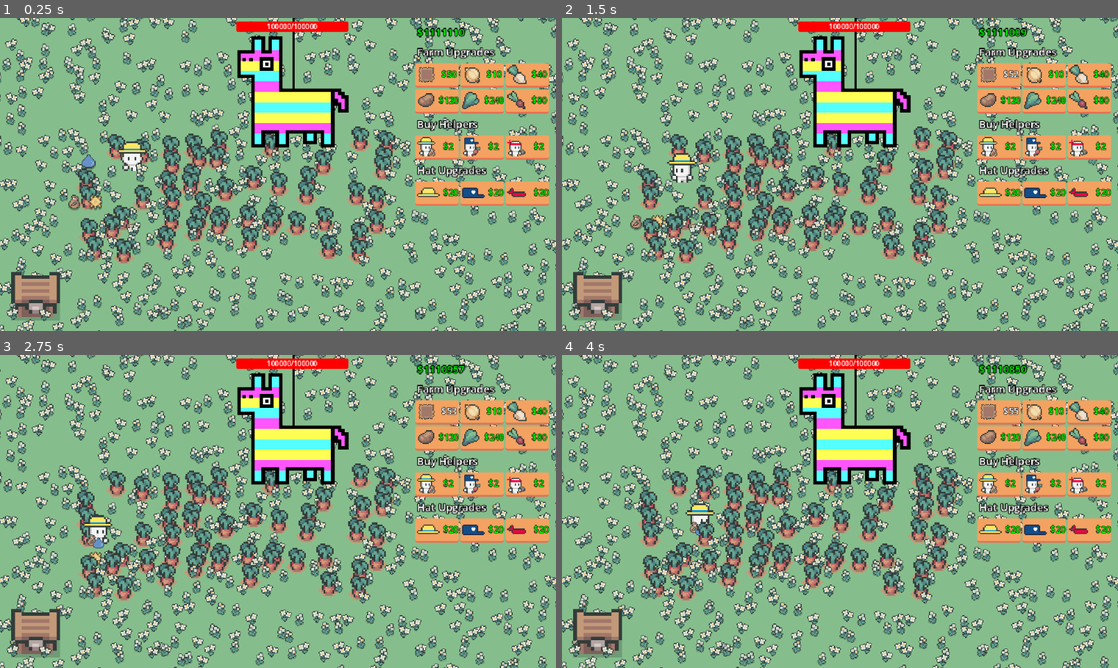
Above: before the commit, frames 1-4 (two rows, left to right).
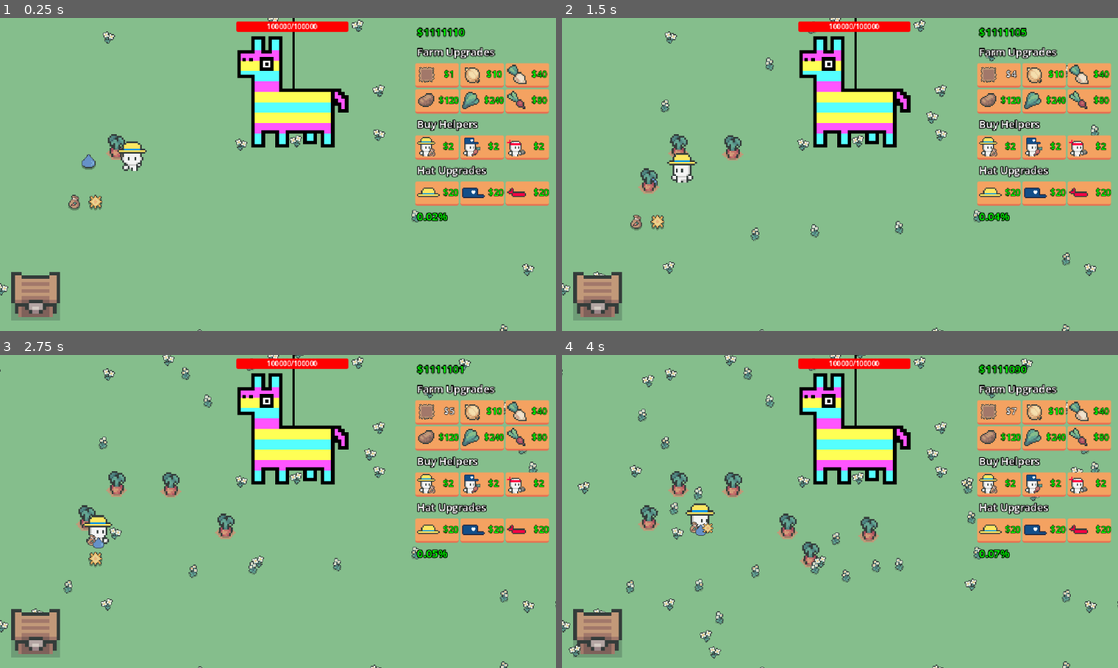
Above: after the commit, the same moments.

Repository: eric-marsh/farminata
Game: Godot game, scene res://scene/scene_switcher.tscn
Same seed, same stepped clock (60 frames per second), same inputs: the game is played once before the commit and once after it. Sound files missing from this copy of the repository are replaced by a short silence.
Inputs:
- Up to frame 1 (0.25 s): no input
- Up to frame 2 (1.5 s): click "$50" (after the commit: "$1") at 0.5 s; click "$51" (after the commit: "$3") at 1.25 s
- Up to frame 3 (2.75 s): click "$52" (after the commit: "$4") at 2 s
- Up to frame 4 (4 s): click "$53" (after the commit: "$5") at 2.75 s; click "$54" (after the commit: "$6") at 3.5 s

The runs differ from the first frame. In frame 1, 26% of the frame differs, in the area x 0-100%, y 0-100%; in frame 2, 26%; in frame 3, 26%; in frame 4, 25%.

Commit message:
env percentage

Diff:
--- a/scene/canvas_layer.tscn
+++ b/scene/canvas_layer.tscn
@@ -176,6 +176,12 @@
 icon = ExtResource("4_vqic1")
 expand_icon = true
 
+[node name="EnviornmentPercentage" type="Label" parent="MarginContainer/VBoxContainer"]
+layout_mode = 2
+theme_override_colors/font_color = Color(0, 1, 0, 1)
+theme_override_constants/outline_size = 4
+text = "Env: 0.0%"
+
 [connection signal="pressed" from="MarginContainer/VBoxContainer/FarmUpgrades/HBoxContainer/PlotButton" to="." method="_on_plot_button_pressed"]
 [connection signal="pressed" from="MarginContainer/VBoxContainer/FarmUpgrades/HBoxContainer/OnionButton" to="." method="_on_onion_button_pressed"]
 [connection signal="pressed" from="MarginContainer/VBoxContainer/FarmUpgrades/HBoxContainer/TurnipButton" to="." method="_on_turnip_button_pressed"]
--- a/scene/enviornment.gd
+++ b/scene/enviornment.gd
@@ -3,7 +3,6 @@
 
 static var good_enviornment_positions: Array[Vector2] = []
 
-var enviornment_percentage: float = 1.0
 
 const good_enviornment_images = [
 	preload("res://img/enviornment/good/flower_1.png"),
@@ -31,13 +30,16 @@
 	for c in $GoodLayer.get_children():
 		c.queue_free()
 	reset_sprite_points()
-	update_enviornment_layer(enviornment_percentage)
+	update_enviornment_layer()
 
-func update_enviornment_layer(percent: float):
-	var num_desired_sprites = total_good_sprites * percent
+
+
+func update_enviornment_layer():
+	State.enviornment_percentage = float(State.num_plots) / float(State.max_plots)
+	var num_desired_sprites = total_good_sprites * State.enviornment_percentage
 
 	var i: int = 0
-	while i < num_desired_sprites - $GoodLayer.get_children().size() and good_enviornment_positions[0]:
+	while i < num_desired_sprites - $GoodLayer.get_children().size() and good_enviornment_positions.size() > 0:
 		var s: Sprite2D = Sprite2D.new()
 		s.texture = good_enviornment_images.pick_random()
 		s.flip_h = Util.random_chance(0.5)
--- a/script/canvas_layer.gd
+++ b/script/canvas_layer.gd
@@ -26,11 +26,16 @@
 	update_money_counter()
 
 func _process(_delta: float) -> void:
+	# TODO: remove this
+	$MarginContainer/VBoxContainer/EnviornmentPercentage.text = str(State.enviornment_percentage) + "%"
 	pass
 
 func update_money_counter():
 	if !Globals.Main:
 		return
+
+
+
 	var money: int = State.money
 	money_label.text = "$" + str(money)
 
@@ -81,7 +86,6 @@
 		return
 
 	Globals.Main.change_money(-plot_price)
-	State.num_plots += 1
 	PlotUtil.add_plot()
 	update_money_counter()
 
--- a/script/globals.gd
+++ b/script/globals.gd
@@ -12,6 +12,7 @@
 var PiniataNode: Node2D = null
 var PlotsContainer: Node2D = null
 var GrowArea: Area2D = null
+var EnviornmentLayers: Area2D = null
 
 func _ready():
 	reset_nodes()
@@ -32,3 +33,4 @@
 	PiniataNode = get_node("/root/SceneSwitcher/Main/Piniata")
 	PlotsContainer = get_node("/root/SceneSwitcher/Main/Plots")
 	GrowArea = get_node("/root/SceneSwitcher/Main/GrowArea")
+	EnviornmentLayers = get_node("/root/SceneSwitcher/Main/Enviornment")
--- a/script/plot_util.gd
+++ b/script/plot_util.gd
@@ -4,7 +4,7 @@
 
 
 func add_plot():
-	if !Globals.PlotsContainer:
+	if !Globals.PlotsContainer or !Globals.EnviornmentLayers:
 		return
 	var p = PLOT.instantiate() as plot
 	p.global_position = get_random_position_in_grow_area()
@@ -12,7 +12,10 @@
 		p.plot_growth_state = Enum.Plot_Growth_State.Full
 		p.grow_type = Enum.Grow_Type.Carrot
 		p.update_image()
+
 	Globals.PlotsContainer.add_child(p)
+	State.num_plots += 1
+	Globals.EnviornmentLayers.update_enviornment_layer()
 
 
 var num_rows = 8
--- a/script/state.gd
+++ b/script/state.gd
@@ -2,12 +2,14 @@
 
 var money:int = 0
 
-var num_plots:int = 50
+var max_plots: int = 100
+var num_plots:int = 1
 
 var num_farmer_helpers:int = 0
 var num_pluck_helpers:int = 0
 var num_attack_helpers:int = 0
 
+var enviornment_percentage: float = 0.0
 
 var unlocked_slot_outputs: Array[Enum.Drop_Type] = []
 
